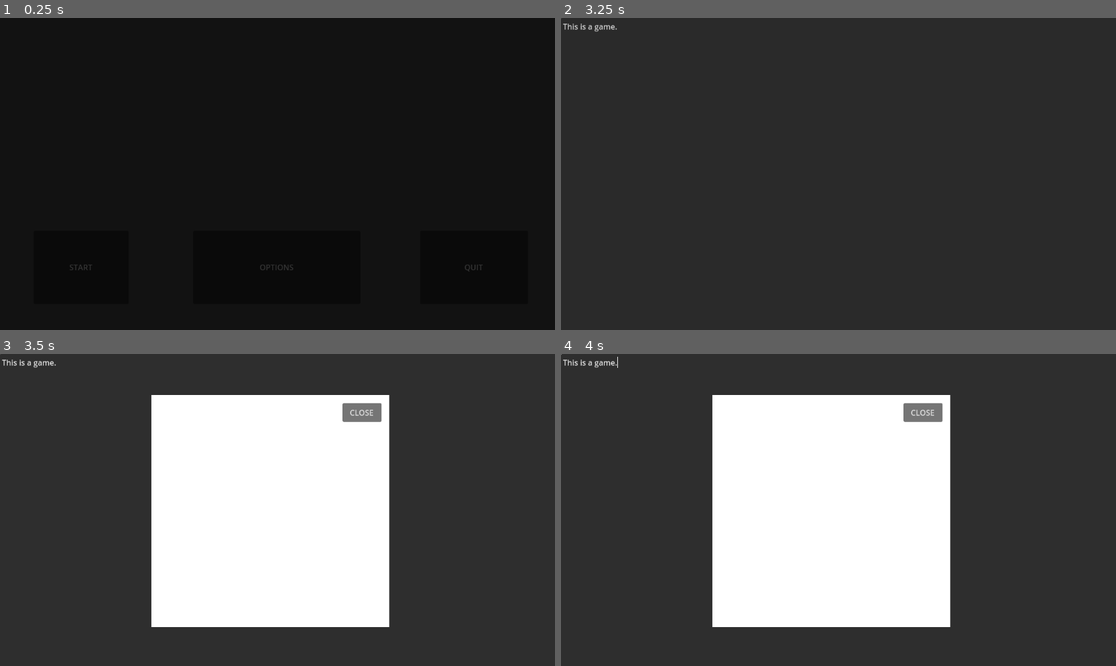
Above: before the commit, frames 1-4 (two rows, left to right).
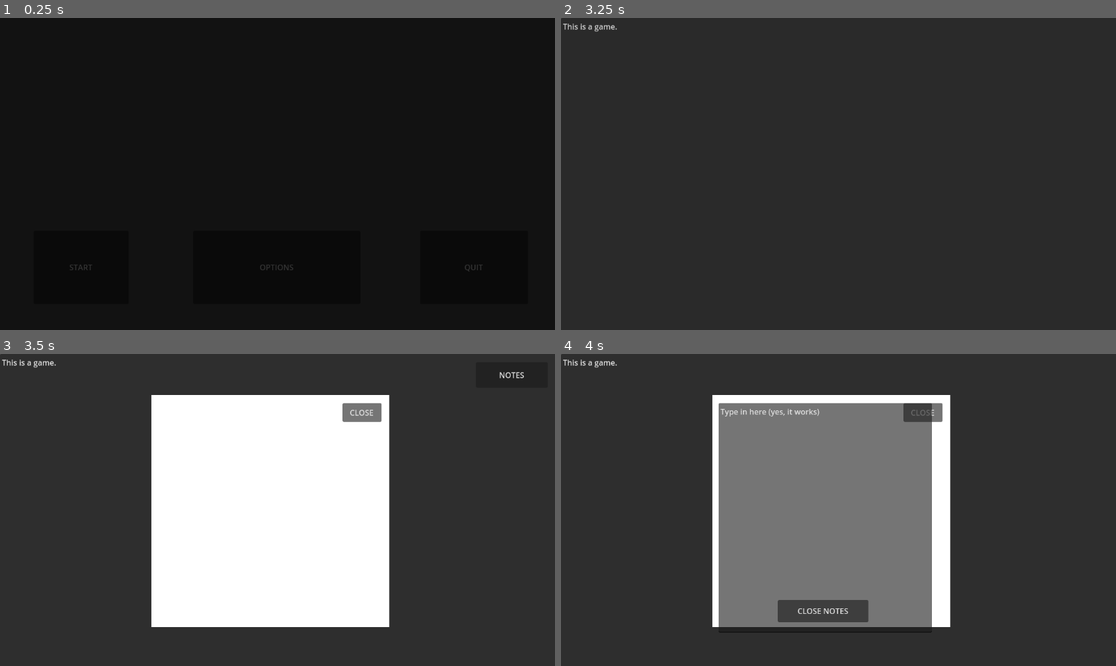
Above: after the commit, the same moments.

Repository: authenticBloodshed/gOATmeal
Game: Godot game, scene res://MainMenu.tscn
Same seed, same stepped clock (60 frames per second), same inputs: the game is played once before the commit and once after it.
Inputs (mouse positions are in pixels of both pictures, inside the frame that each line leads up to):
- Up to frame 1 (0.25 s): no input
- Up to frame 2 (3.25 s): click "START" at 0.5 s; click "START" at 1.25 s; click "START" at 2 s
- Up to frame 3 (3.5 s): no input
- Up to frame 4 (4 s): click (1071, 375) at 3.5 s, where only the run after the commit has a clickable "NOTES"

Frames 1-2 are identical in both runs. In frame 3, less than 0.1% of the frame differs, in the area x 89-95%, y 5-8%; in frame 4, 28%, in the area x 0-67%, y 0-90%.

Commit message:
notepad added
player can now make notes in game

Diff:
--- a/game.gd
+++ b/game.gd
@@ -8,7 +8,18 @@
 	$ColorRect.hide()
 	$Breakfast.show()
 	$CloseButton.show()
+	$NotesButton.show()
 
 func _on_close_button_pressed():
 	$Breakfast.hide()
 	$CloseButton.hide()
+
+func _on_notes_button_pressed():
+	$Notebook.show()
+	$NotesButton.hide()
+	$CloseNotes.show()
+
+func _on_close_notes_pressed():
+	$Notebook.hide()
+	$CloseNotes.hide()
+	$NotesButton.show()
--- a/game.tscn
+++ b/game.tscn
@@ -30,6 +30,32 @@
 offset_bottom = 141.0
 text = "CLOSE"
 
+[node name="NotesButton" type="Button" parent="."]
+visible = false
+offset_left = 988.0
+offset_top = 17.0
+offset_right = 1137.0
+offset_bottom = 70.0
+text = "NOTES"
+
+[node name="Notebook" type="TextEdit" parent="."]
+visible = false
+offset_left = 327.0
+offset_top = 102.0
+offset_right = 770.0
+offset_bottom = 579.0
+text = "Type in here (yes, it works)"
+
+[node name="CloseNotes" type="Button" parent="."]
+visible = false
+offset_left = 450.0
+offset_top = 511.0
+offset_right = 638.0
+offset_bottom = 557.0
+text = "CLOSE NOTES"
+
 [connection signal="pressed" from="CloseButton" to="." method="_on_close_button_pressed"]
 [connection signal="pressed" from="CloseButton" to="Breakfast" method="_on_close_button_pressed"]
 [connection signal="pressed" from="CloseButton" to="CloseButton" method="_on_pressed"]
+[connection signal="pressed" from="NotesButton" to="." method="_on_notes_button_pressed"]
+[connection signal="pressed" from="CloseNotes" to="." method="_on_close_notes_pressed"]
Binary file added: Bloc_notes-562x680.png
Not shown, added: Bloc_notes-562x680.png.import
